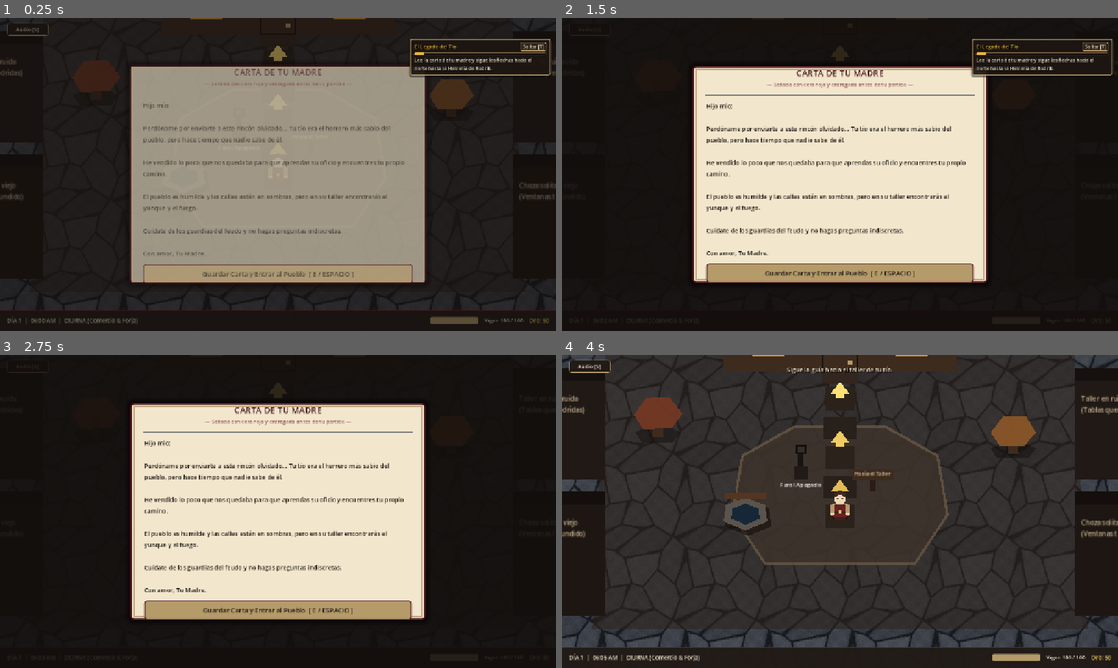
Above: before the commit, frames 1-4 (two rows, left to right).
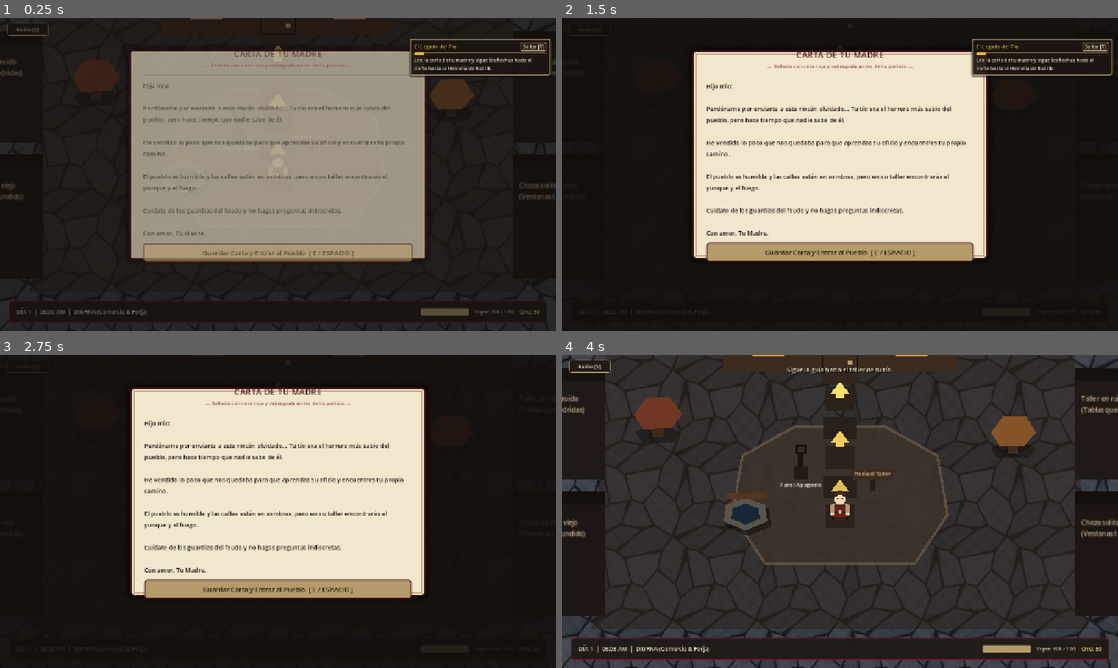
Above: after the commit, the same moments.

Repository: maximobal2576/Yunque_y_Sombra
Game: Godot game, scene res://src/scenes/levels/GreyboxTown.tscn
Same seed, same stepped clock (60 frames per second), same inputs: the game is played once before the commit and once after it.
Inputs (mouse positions are in pixels of both pictures, inside the frame that each line leads up to):
- Up to frame 1 (0.25 s): no input
- Up to frame 2 (1.5 s): tap Enter (ui_accept) at 0.5, 0.77 s; move the mouse to (962, 158) at 0.52 s; press the mouse at (962, 158) at 0.53 s; hold D (move_right) 0.53-1.25 s; release the mouse at (962, 158) at 1.25 s; click "Audio [V]" at 1.25 s
- Up to frame 3 (2.75 s): click "Saltar [T]" at 2 s
- Up to frame 4 (4 s): click "Guardar Carta y Entrar al Pue…" at 2.75 s; drag from (728, 527) to (801, 470) at 3.52 s

The runs differ from the first frame. In frame 1, 13% of the frame differs, in the area x 0-100%, y 9-100%; in frame 2, 14%; in frame 3, 15%, in the area x 23-77%, y 10-85%; in frame 4, 6.2%.

Commit message:
feat(progression): elevar UI inferior y transformar narrativa a sistema por hitos y compras

Diff:
--- a/juego/src/autoload/GameManager.gd
+++ b/juego/src/autoload/GameManager.gd
@@ -15,6 +15,8 @@
 signal pedido_diario_completado(total_hoy: int)
 signal sueno_completado()
 signal mena_fundida_en_fragua(tipo: String, cantidad: int)
+signal hito_desbloqueado(clave_hito: String, titulo: String, descripcion: String)
+signal objeto_comprado(clave_objeto: String)
 
 enum State {
 	PROLOGUE,          # Vista inicial de la carta de la madre (Onboarding GDD 2.1)
@@ -85,6 +87,22 @@
 var ganancias_ayer: int = 0
 var perdidas_ayer: int = 0
 
+# Sistema de Hitos de Progresión y Desbloqueo por Objetos (Event-Driven)
+var hitos_desbloqueados: Dictionary = {
+	"hito_0_primer_encargo": false,
+	"hito_0_primera_mina": false,
+	"hito_1_crisol_bronce": false,
+	"hito_2_pico_reforzado": false,
+	"hito_2_derrumbe_mina_roto": false,
+	"hito_2_diario_encontrado": false,
+	"hito_3_piedra_afilar": false,
+	"hito_3_daga_sargento_entregada": false,
+	"hito_4_fuelle_doble": false,
+	"hito_4_llave_yunque_forjada": false,
+	"hito_4_climax_activado": false
+}
+var objetos_comprados: Array[String] = []
+
 func _ready() -> void:
 	process_mode = Node.PROCESS_MODE_ALWAYS
 	stamina_changed.emit(stamina, max_stamina)
@@ -241,3 +259,43 @@
 func exit_workshop() -> void:
 	change_state(State.OVERWORLD)
 	workshop_exited.emit()
+
+# --- MÉTODOS DE PROGRESIÓN REACTIVA POR HITOS Y OBJETOS ---
+func desbloquear_hito(clave_hito: String, titulo: String = "", descripcion: String = "") -> bool:
+	if not hitos_desbloqueados.has(clave_hito):
+		hitos_desbloqueados[clave_hito] = true
+		hito_desbloqueado.emit(clave_hito, titulo, descripcion)
+		if not titulo.is_empty():
+			post_notification("¡Hito Desbloqueado: %s!" % titulo)
+		return true
+	if not bool(hitos_desbloqueados[clave_hito]):
+		hitos_desbloqueados[clave_hito] = true
+		hito_desbloqueado.emit(clave_hito, titulo, descripcion)
+		if not titulo.is_empty():
+			post_notification("¡Hito Desbloqueado: %s!" % titulo)
+		return true
+	return false
+
+func tiene_hito(clave_hito: String) -> bool:
+	return bool(hitos_desbloqueados.get(clave_hito, false))
+
+func registrar_compra_objeto(clave_objeto: String, titulo: String = "") -> void:
+	if not objetos_comprados.has(clave_objeto):
+		objetos_comprados.append(clave_objeto)
+		objeto_comprado.emit(clave_objeto)
+		if not titulo.is_empty():
+			post_notification("Adquiriste: %s" % titulo)
+		verificar_disparadores_hitos()
+
+func tiene_objeto(clave_objeto: String) -> bool:
+	return objetos_comprados.has(clave_objeto)
+
+func verificar_disparadores_hitos() -> void:
+	if tiene_objeto("crisol_bronce") and not tiene_hito("hito_1_crisol_bronce"):
+		desbloquear_hito("hito_1_crisol_bronce", "El Crisol de Bronce", "Has desbloqueado las aleaciones de bronce y nuevos pedidos del valle.")
+	if tiene_objeto("pico_reforzado") and not tiene_hito("hito_2_pico_reforzado"):
+		desbloquear_hito("hito_2_pico_reforzado", "Pico Reforzado", "Ahora puedes quebrar derrumbes antiguos en la mina subterránea.")
+	if tiene_objeto("piedra_afilar") and not tiene_hito("hito_3_piedra_afilar"):
+		desbloquear_hito("hito_3_piedra_afilar", "Bisel y Afilado", "Puedes forjar hojas afiladas de precisión para la guardia.")
+	if tiene_objeto("fuelle_doble") and not tiene_hito("hito_4_fuelle_doble"):
+		desbloquear_hito("hito_4_fuelle_doble", "Fuelle de Doble Cámara", "La fragua alcanza los 1300°C. Estás listo para el secreto final.")
--- a/juego/src/scenes/ui/MainHUD.tscn
+++ b/juego/src/scenes/ui/MainHUD.tscn
@@ -4,12 +4,19 @@
 
 [sub_resource type="StyleBoxFlat" id="StyleBoxFlat_hud"]
 bg_color = Color(0.129412, 0.101961, 0.0862745, 0.96)
+border_width_left = 2
 border_width_top = 2
+border_width_right = 2
+border_width_bottom = 2
 border_color = Color(0.431373, 0.121569, 0.168627, 1.0)
-content_margin_left = 16.0
-content_margin_top = 6.0
-content_margin_right = 16.0
-content_margin_bottom = 6.0
+corner_radius_top_left = 6
+corner_radius_top_right = 6
+corner_radius_bottom_right = 6
+corner_radius_bottom_left = 6
+content_margin_left = 18.0
+content_margin_top = 8.0
+content_margin_right = 18.0
+content_margin_bottom = 8.0
 
 [sub_resource type="StyleBoxFlat" id="StyleBoxFlat_stamina_bg"]
 bg_color = Color(0.2, 0.16, 0.14, 1.0)
@@ -235,7 +242,10 @@
 anchor_top = 1.0
 anchor_right = 1.0
 anchor_bottom = 1.0
-offset_top = -48.0
+offset_left = 20.0
+offset_top = -70.0
+offset_right = -20.0
+offset_bottom = -18.0
 grow_horizontal = 2
 grow_vertical = 0
 theme_override_styles/panel = SubResource("StyleBoxFlat_hud")
--- a/juego/src/scenes/ui/PrologueLetter.tscn
+++ b/juego/src/scenes/ui/PrologueLetter.tscn
@@ -68,9 +68,9 @@
 anchor_right = 0.5
 anchor_bottom = 0.5
 offset_left = -340.0
-offset_top = -250.0
+offset_top = -285.0
 offset_right = 340.0
-offset_bottom = 250.0
+offset_bottom = 195.0
 grow_horizontal = 2
 grow_vertical = 2
 theme_override_styles/panel = SubResource("StyleBoxFlat_parchment")
@@ -96,12 +96,12 @@
 anchor_right = 1.0
 anchor_bottom = 1.0
 offset_left = 32.0
-offset_top = 28.0
+offset_top = 22.0
 offset_right = -32.0
-offset_bottom = -28.0
+offset_bottom = -22.0
 grow_horizontal = 2
 grow_vertical = 2
-theme_override_constants/separation = 14
+theme_override_constants/separation = 12
 
 [node name="CabeceraCarta" type="VBoxContainer" parent="ContenedorPergamino/PanelPergamino/ContenedorVertical"]
 layout_mode = 2
--- a/juego/src/scenes/workshop/CounterShopView.tscn
+++ b/juego/src/scenes/workshop/CounterShopView.tscn
@@ -796,9 +796,9 @@
 anchor_right = 1.0
 anchor_bottom = 1.0
 offset_left = 12.0
-offset_top = -64.0
+offset_top = -70.0
 offset_right = -12.0
-offset_bottom = -42.0
+offset_bottom = -48.0
 grow_horizontal = 2
 grow_vertical = 0
 theme_override_colors/font_color = Color(0.94902, 0.901961, 0.8, 1)
@@ -813,9 +813,9 @@
 anchor_right = 1.0
 anchor_bottom = 1.0
 offset_left = 48.0
-offset_top = -38.0
+offset_top = -44.0
 offset_right = -48.0
-offset_bottom = -8.0
+offset_bottom = -14.0
 grow_horizontal = 2
 grow_vertical = 0
 mouse_default_cursor_shape = 2
@@ -833,9 +833,9 @@
 anchor_right = 0.5
 anchor_bottom = 1.0
 offset_left = -140.0
-offset_top = -48.0
+offset_top = -54.0
 offset_right = 140.0
-offset_bottom = -10.0
+offset_bottom = -16.0
 grow_horizontal = 2
 grow_vertical = 0
 mouse_default_cursor_shape = 2
--- /dev/null
+++ b/juego/tests/test_hitos_progresion.gd
@@ -0,0 +1,102 @@
+# test_hitos_progresion.gd
+# Test unitario y de integración para el Sistema de Progresión y Narrativa por Hitos (Event-Driven)
+extends SceneTree
+
+var total_assertions: int = 0
+var passed_assertions: int = 0
+var failed_assertions: int = 0
+
+func _init() -> void:
+	call_deferred("_run_tests")
+
+func _run_tests() -> void:
+	print("\n" + "=".repeat(80))
+	print("🏆 EJECUTANDO TEST SUITE: HITOS DE PROGRESIÓN Y DESBLOQUEO POR OBJETOS")
+	print("=".repeat(80))
+
+	test_sistema_hitos_y_objetos()
+
+	print("\n" + "=".repeat(80))
+	print("RESULTADOS TEST SUITE HITOS: %d/%d aserciones aprobadas (%d fallos)" % [passed_assertions, total_assertions, failed_assertions])
+	print("=".repeat(80))
+
+	if failed_assertions == 0:
+		print(">>> CERTIFICACIÓN DE PROGRESIÓN POR HITOS 100% EXITOSA <<<\n")
+		quit(0)
+	else:
+		printerr(">>> TEST SUITE CON ERRORES: %d FALLOS <<<\n" % failed_assertions)
+		quit(1)
+
+func test_sistema_hitos_y_objetos() -> void:
+	var gm: Node = root.get_node_or_null("GameManager")
+	print("\n[TEST 1] Verificación de estado inicial de hitos y objetos...")
+	assert_true(gm != null, "GameManager singleton disponible en root")
+	assert_false(gm.tiene_objeto("crisol_bronce"), "Crisol de bronce no poseído al inicio")
+	assert_false(gm.tiene_hito("hito_1_crisol_bronce"), "Hito 1 no desbloqueado al inicio")
+	assert_false(gm.tiene_objeto("pico_reforzado"), "Pico reforzado no poseído al inicio")
+	assert_false(gm.tiene_hito("hito_2_pico_reforzado"), "Hito 2 no desbloqueado al inicio")
+
+	print("\n[TEST 2] Verificación de compra de objeto y disparo automático de hito...")
+	var hito_recibido: Dictionary = {}
+	var objeto_recibido: Array[String] = []
+
+	gm.hito_desbloqueado.connect(func(clave: String, tit: String, _desc: String) -> void:
+		hito_recibido["clave"] = clave
+		hito_recibido["titulo"] = tit
+	)
+	gm.objeto_comprado.connect(func(clave: String) -> void:
+		objeto_recibido.append(clave)
+	)
+
+	# Comprar el crisol de bronce
+	gm.registrar_compra_objeto("crisol_bronce", "Crisol de Arcilla Refractaria")
+	assert_true(gm.tiene_objeto("crisol_bronce"), "Objeto crisol_bronce registrado en GameManager")
+	assert_true(objeto_recibido.has("crisol_bronce"), "Señal objeto_comprado emitida con crisol_bronce")
+	assert_true(gm.tiene_hito("hito_1_crisol_bronce"), "Hito 'hito_1_crisol_bronce' desbloqueado automáticamente por compra")
+	assert_eq(str(hito_recibido.get("clave", "")), "hito_1_crisol_bronce", "Clave de hito emitida correctamente")
+
+	print("\n[TEST 3] Verificación de avance a Nivel 2 de Mina y Derrumbe...")
+	gm.registrar_compra_objeto("pico_reforzado", "Pico de Bronce Reforzado")
+	assert_true(gm.tiene_objeto("pico_reforzado"), "Pico reforzado registrado")
+	assert_true(gm.tiene_hito("hito_2_pico_reforzado"), "Hito 2 pico reforzado desbloqueado")
+
+	# Desbloqueo de evento de mina directo
+	var exito_derrumbe: bool = gm.desbloquear_hito("hito_2_derrumbe_mina_roto", "Derrumbe Roto", "Galería inferior abierta")
+	assert_true(exito_derrumbe, "Desbloqueo de derrumbe retorna true en primer disparo")
+	assert_true(gm.tiene_hito("hito_2_derrumbe_mina_roto"), "Hito de derrumbe registrado")
+
+	# Segundo intento no debe duplicar ni fallar
+	var reintento: bool = gm.desbloquear_hito("hito_2_derrumbe_mina_roto", "Derrumbe Roto", "Galería inferior abierta")
+	assert_false(reintento, "Desbloqueo duplicado retorna false sin romper el estado")
+
+	print("\n[TEST 4] Verificación de Hito 4 (Fuelle Doble y Pre-Clímax)...")
+	gm.registrar_compra_objeto("fuelle_doble", "Fuelle de Doble Cámara")
+	assert_true(gm.tiene_objeto("fuelle_doble"), "Fuelle doble registrado")
+	assert_true(gm.tiene_hito("hito_4_fuelle_doble"), "Hito 4 fuelle doble desbloqueado")
+
+func assert_true(condition: bool, message: String) -> void:
+	total_assertions += 1
+	if condition:
+		passed_assertions += 1
+		print("  [PASS] %s" % message)
+	else:
+		failed_assertions += 1
+		printerr("  [FAIL] %s" % message)
+
+func assert_false(condition: bool, message: String) -> void:
+	total_assertions += 1
+	if not condition:
+		passed_assertions += 1
+		print("  [PASS] %s" % message)
+	else:
+		failed_assertions += 1
+		printerr("  [FAIL] %s" % message)
+
+func assert_eq(got: Variant, expected: Variant, message: String) -> void:
+	total_assertions += 1
+	if got == expected:
+		passed_assertions += 1
+		print("  [PASS] %s (Obtenido: %s)" % [message, str(got)])
+	else:
+		failed_assertions += 1
+		printerr("  [FAIL] %s (Esperado: %s, Obtenido: %s)" % [message, str(expected), str(got)])
Not shown, added: juego/docs/NARRATIVA_Y_PROGRESION_30_DIAS.md
Not shown, added: juego/docs/NARRATIVA_Y_PROGRESION_POR_HITOS.md
